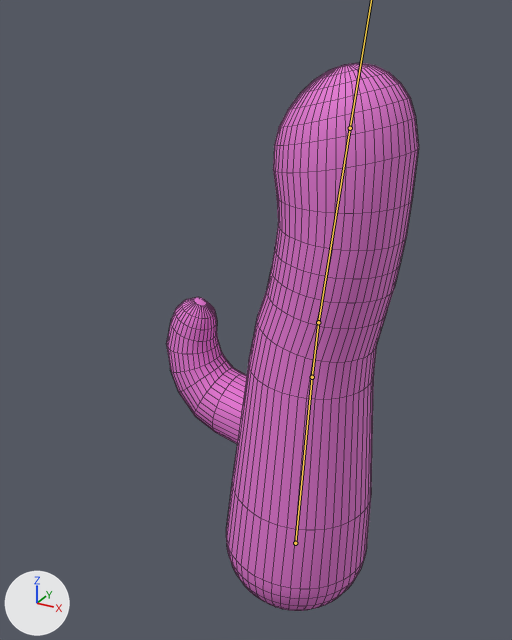
The FBX model Assets/3DModel/viberator.fbx: old version first, new version second.
Both versions are drawn from a camera (50 mm lens) standing at (4.61, -9.99, 10.58) and looking at (-1.03, 0.27, 5.46). Every picture has the same lights, and +X, +Y and +Z are marked at lower left. Both versions are drawn at frame 17 of the action 'Armature|rotation'; the numbers are the values there. The bones that bend it are drawn over the model as lines. Mesh edges are drawn as thin lines.

Objects in the first picture: 'viberator'.
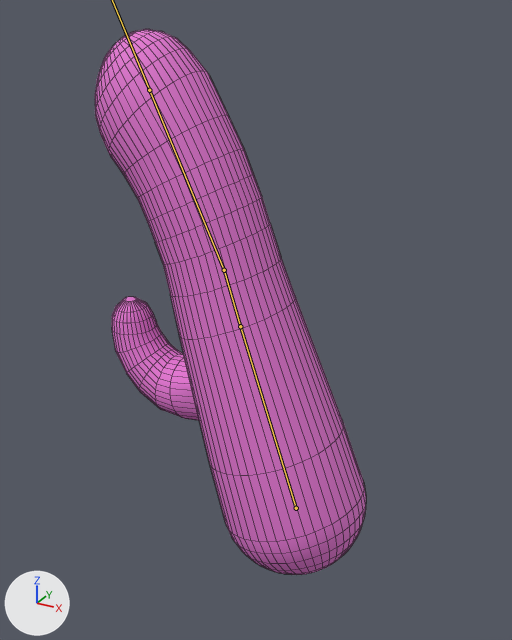
What changed in the scene script:
```text
Change bone_bone:
    where bone_bone = bpy.data.objects['Armature'].pose.bones['Bone']
    bone_bone.location: (0.0, 1.01, 0.0) -> (0.0, 1.86, 0.0)
    bone_bone.rotation_quaternion: (1.0, -0.001, 0.0, -0.03) -> (0.987, 0.0, 0.0, 0.161)  # degrees (0, 0, -3) -> degrees (0, 0, 19)
Change bone_bone_002:
    where bone_bone_002 = bpy.data.objects['Armature'].pose.bones['Bone.002']  # child of 'Bone.001'
    bone_bone_002.rotation_quaternion: (0.995, 0.0, 0.0, -0.097) -> (1.0, 0.0, 0.002, -0.014)  # degrees (0, 0, -11) -> degrees (0, 0, -2)
```

Pixel boxes (x1, y1, x2, y2) of what changed, in the pictures (512 x 640 px):
'viberator', posed (7% wider)
    before: (166, 63, 419, 611)
    after: (95, 29, 366, 575)
bone 'Bone', root to tip
    before: (295, 543) to (312, 377)
    after: (296, 508) to (240, 326)
bone 'Bone.002', root to tip
    before: (318, 322) to (350, 128)
    after: (224, 270) to (149, 90)
